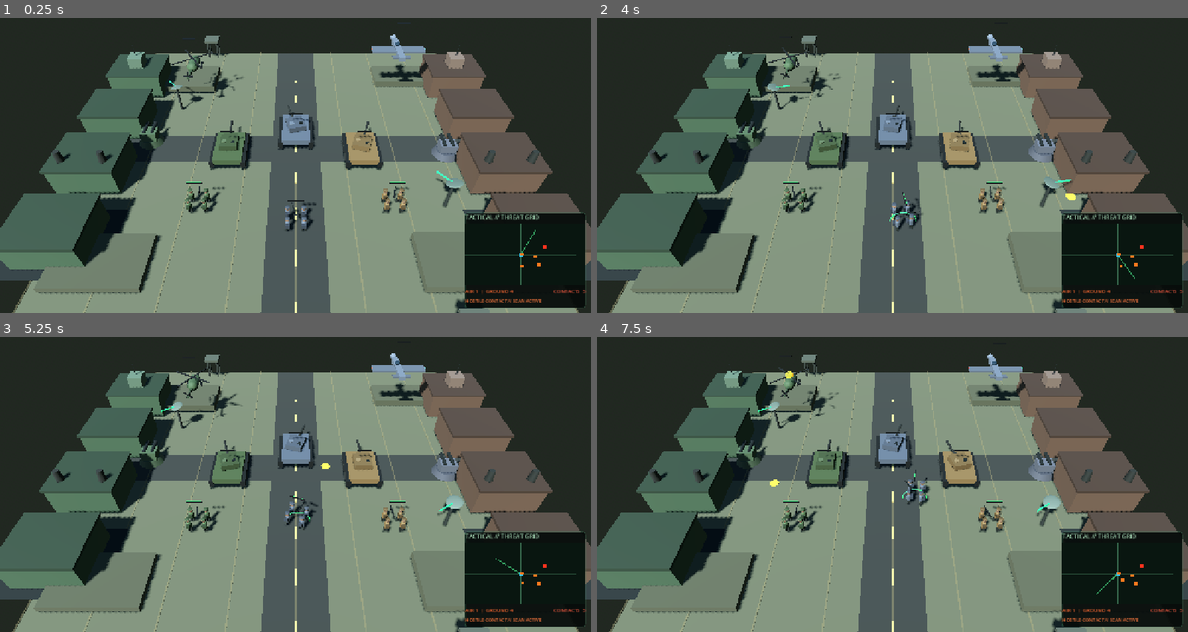
Above: before the commit, frames 1-4 (two rows, left to right).
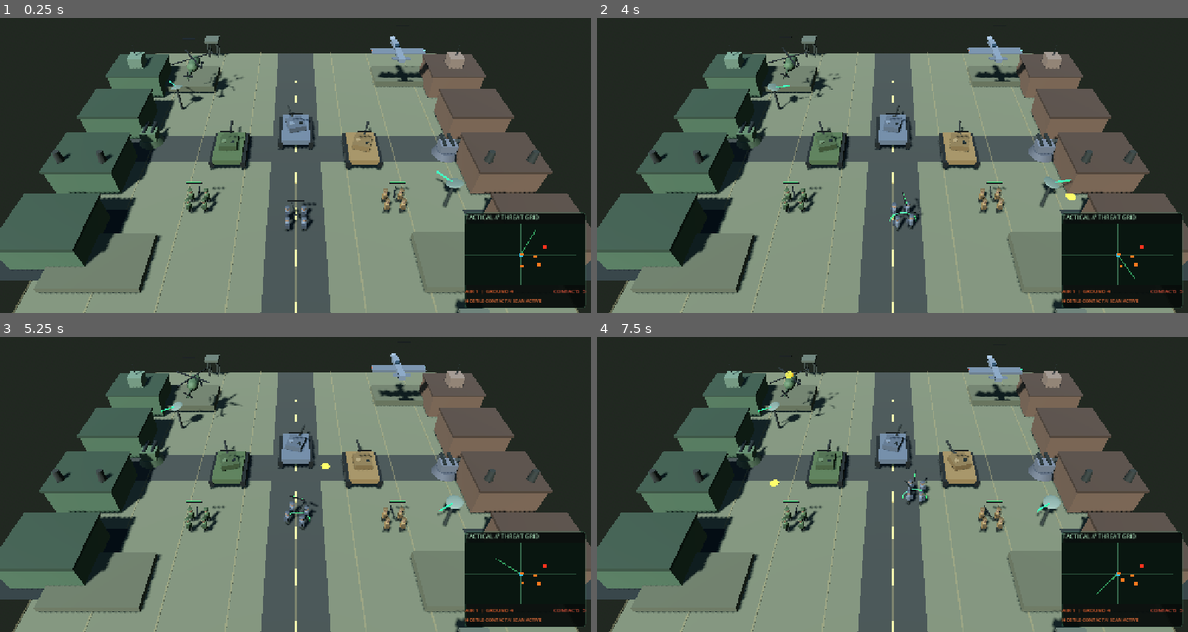
Above: after the commit, the same moments.

Repository: Jamalalbaroty/storm-generals-mobil
Game: Godot game, scene res://prototype_3d/battlefield_3d.tscn
Two runs of this game, one before a commit and one after it. Both use one fixed random seed, a clock stepped at 60 frames per second and the inputs below. This scene is started directly instead of the project's main scene.
Inputs (mouse positions are in pixels of both pictures, inside the frame that each line leads up to):
- Up to frame 1 (0.25 s): no input
- Up to frame 2 (4 s): move the mouse to (1022, 130) at 0.52 s; click (1022, 130) at 0.67 s; drag from (774, 162) to (862, 212) at 1.27 s; move the mouse to (951, 74) at 2.02 s; click (951, 74) at 2.17 s; drag from (862, 212) to (715, 97) at 2.77 s; move the mouse to (1069, 197) at 3.52 s; click (1069, 197) at 3.67 s
- Up to frame 3 (5.25 s): drag from (118, 416) to (206, 384) at 4.27 s; move the mouse to (325, 466) at 5.02 s; click (325, 466) at 5.17 s
- Up to frame 4 (7.5 s): drag from (803, 384) to (774, 481) at 5.77 s; move the mouse to (1022, 449) at 6.52 s; click (1022, 449) at 6.67 s; drag from (774, 481) to (862, 531) at 7.27 s

The runs differ from the first frame. In frame 1, 0.3% of the frame differs, in the area x 34-73%, y 5-67%; in frame 2, 0.3%; in frame 3, 0.1%; in frame 4, 0.3%.

Commit message:
fix: reuse health bars created by unit archetype constructors

Diff:
--- a/prototype_3d/battlefield_3d.gd
+++ b/prototype_3d/battlefield_3d.gd
@@ -307,7 +307,6 @@
 		unit.set_meta("health", maxf(0.0, health))
 		unit.set_meta("max_health", maxf(1.0, health))
 		unit.set_meta("source_gameplay_unit", true)
-		_create_showcase_health_bar(unit)
 	return unit
 
 func sync_game_units(unit_records: Array, map_rect: Rect2) -> int:
